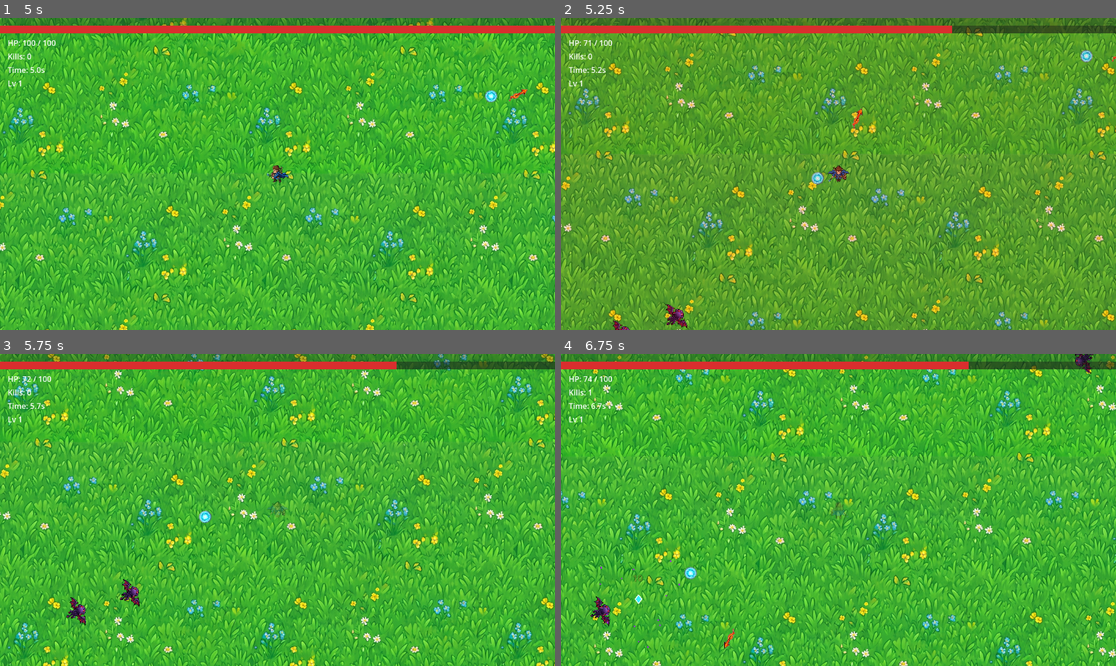
Above: before the commit, frames 1-4 (two rows, left to right).
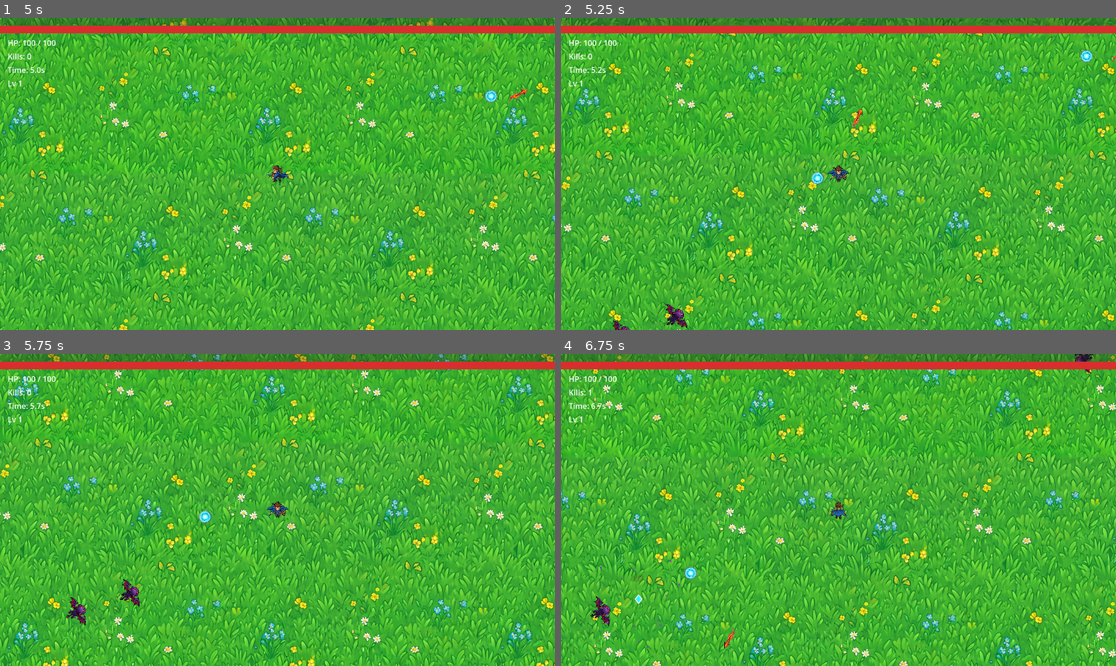
Above: after the commit, the same moments.

Repository: SummerEngine/template-2d-vampire-survivor-roguelike
Game: Godot game, scene res://main.tscn
Same seed, same stepped clock (60 frames per second), same inputs: the game is played once before the commit and once after it.
Inputs:
- Up to frame 1 (5 s): hold D 0.53-1.28 s; hold R 0.53-1.28 s; hold S 1.28-2.03 s; tap R at 1.35, 2.85, 4.35 s; hold D 2.03-2.78 s; hold R 2.03-2.78 s; hold W 2.78-3.53 s; hold R 3.53-4.28 s; hold A from 3.53 s (still down)
- Up to frame 2 (5.25 s): release A at 5.03 s; hold S from 5.03 s (still down); hold R from 5.03 s (still down)
- Up to frame 3 (5.75 s): keep holding S; keep holding R
- Up to frame 4 (6.75 s): release S at 5.78 s; release R at 5.78 s; hold D 5.78-6.53 s; tap R at 5.85 s; hold W from 6.53 s (still down); hold R from 6.53 s (still down)

Frame 1 is identical in both runs. In frame 2, 7.8% of the frame differs, in the area x 0-100%, y 0-100%; in frame 3, 0.9%; in frame 4, 0.8%.

Commit message:
fix: enemies hitting the player on spawn
Position the enemy before add_child so it never enters the tree at the world
origin (the player's start point) and registers a contact hit before being moved.

Co-Authored-By: Claude Opus 4.8 (1M context) <noreply@anthropic.com>

Diff:
--- a/scripts/enemy_spawner.gd
+++ b/scripts/enemy_spawner.gd
@@ -40,5 +40,8 @@
 	pos = pos.clamp(Vector2(-limit, -limit), Vector2(limit, limit))
 	var enemy := enemy_scene.instantiate()
 	enemy.target = player
+	# Position BEFORE adding to the tree so the enemy never registers at the
+	# world origin (where the player starts) and hits the player on spawn.
+	# Enemies container sits at the origin, so local position == world position.
+	enemy.position = pos
 	enemies_container.add_child(enemy)
-	enemy.global_position = pos
